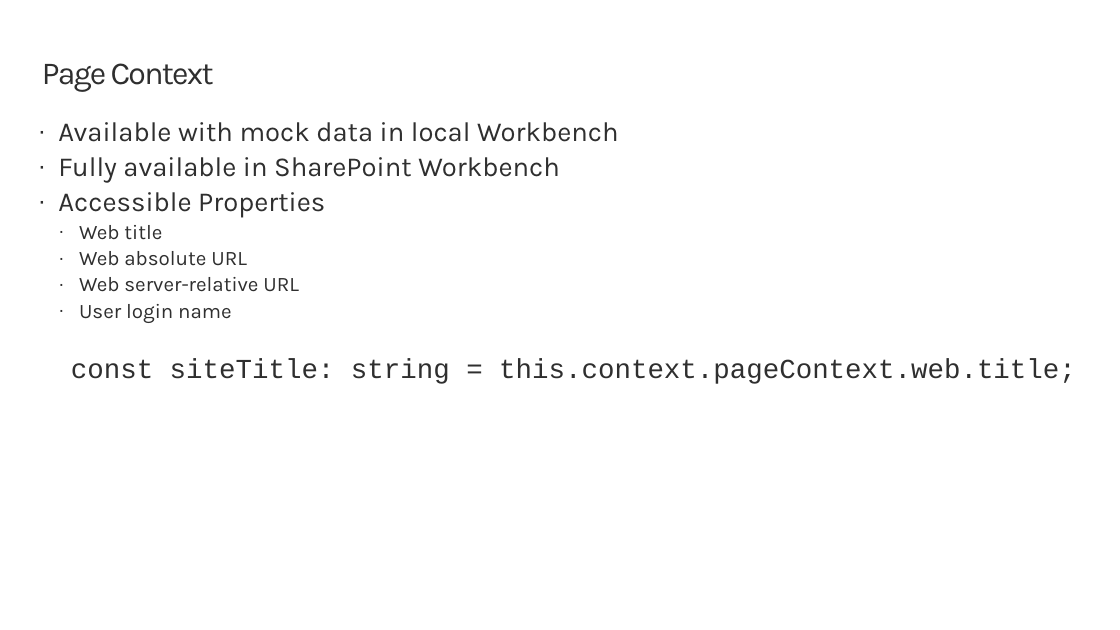
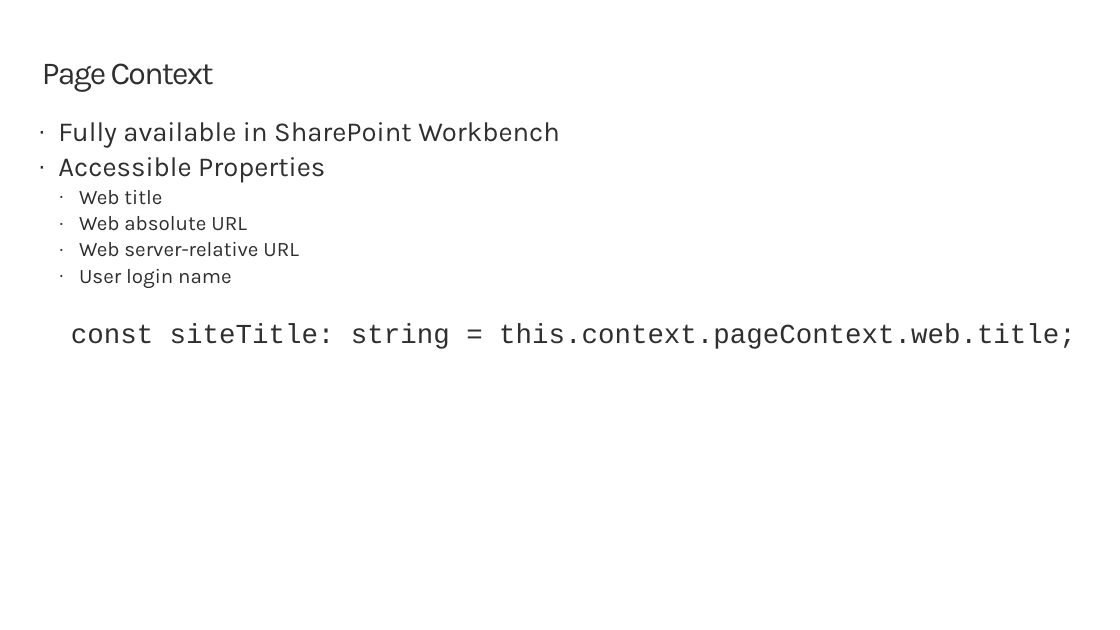
Before and after one commit to renahorton218/SharePoint-spfx-web-parts, a slide deck: slide 11 of 03-spfxapi.pptx. Drawn at 1120x630 pixels with LibreOffice and Linux fonts; fonts in the diff are those of the drawing; background and template pictures are left out. Boxes give left, top, right and bottom in pixels: in the first picture for what was removed or moved away, otherwise in the second. Text is boxed around its words. In the diff, an @@ line names an element or a change of style, - is before the commit and + after.

```diff
--- a/03-spfxapi.pptx
+++ b/03-spfxapi.pptx
@@ text at (58,122,619,142): paragraph removed @@
-· Available with mock data in local Workbench
```
Also in this commit, not shown: 6 other slides changed, 1 slide removed.
